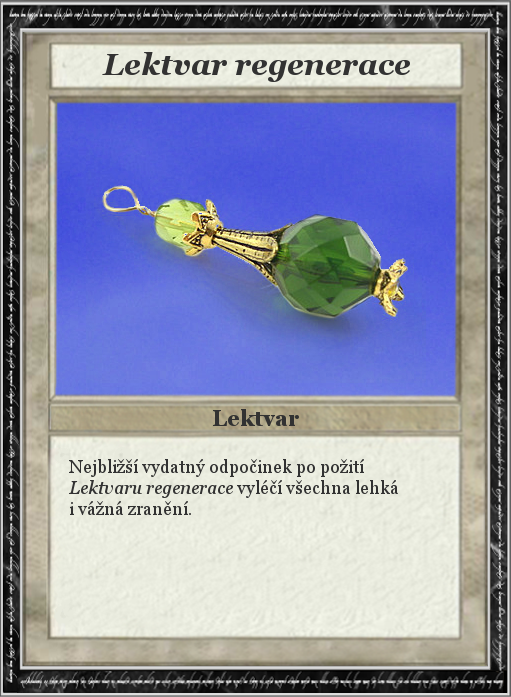
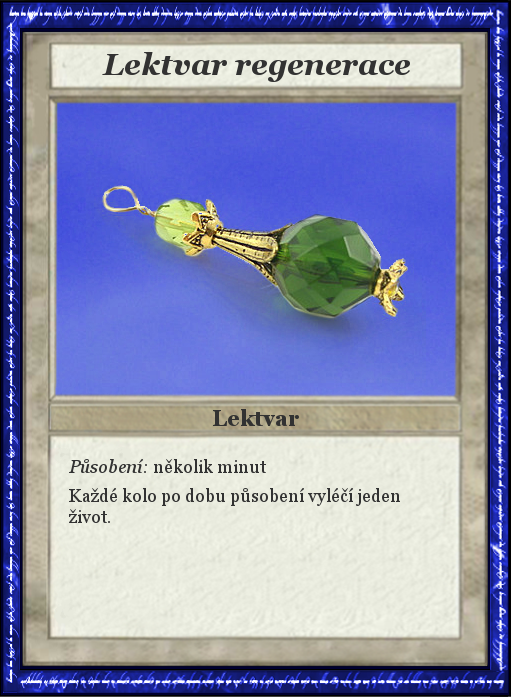
Layered file, before and after one edit (511×697). Changes by layer:
renamed "Nejbližší vydatný odpočinek po..." to "Působení: několik minut ...", painted on it over 69, 459, 400, 523
renamed "RuneFrame" to "Dropped Buffer", painted on it over 0, 0, 511, 697
